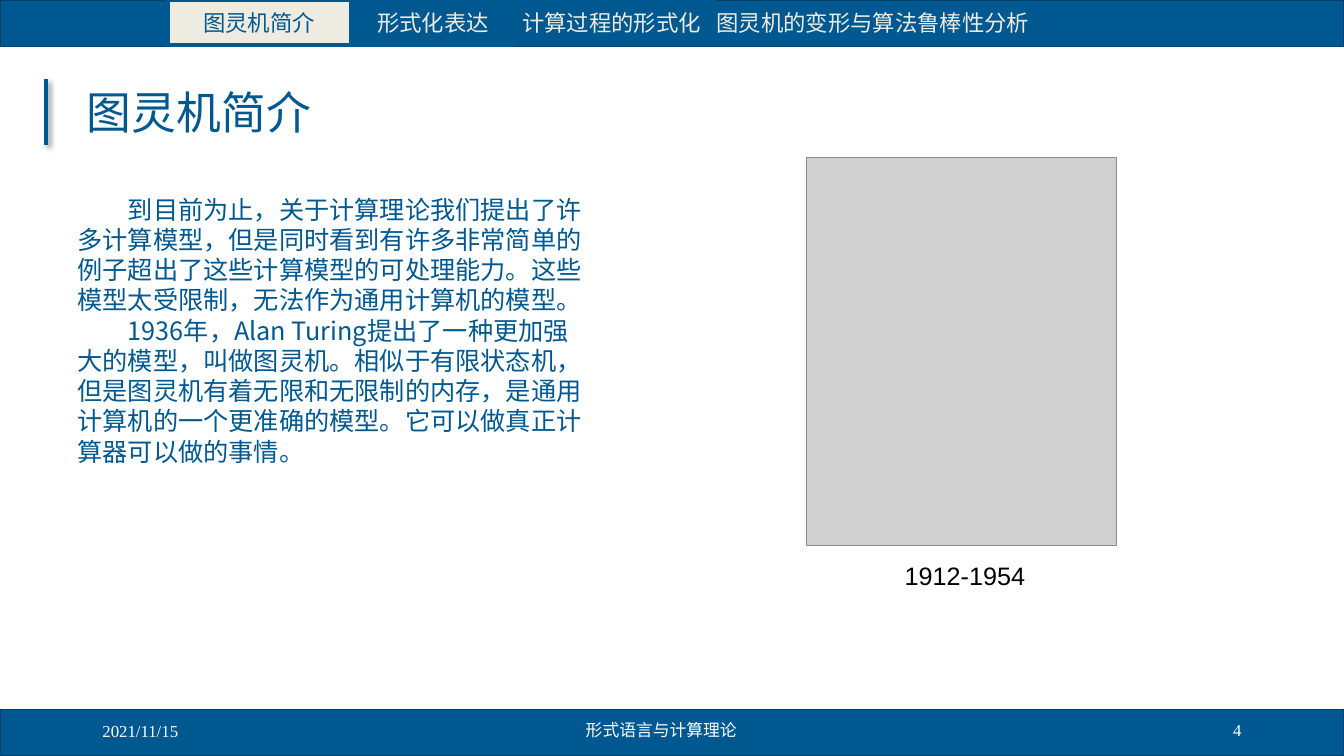
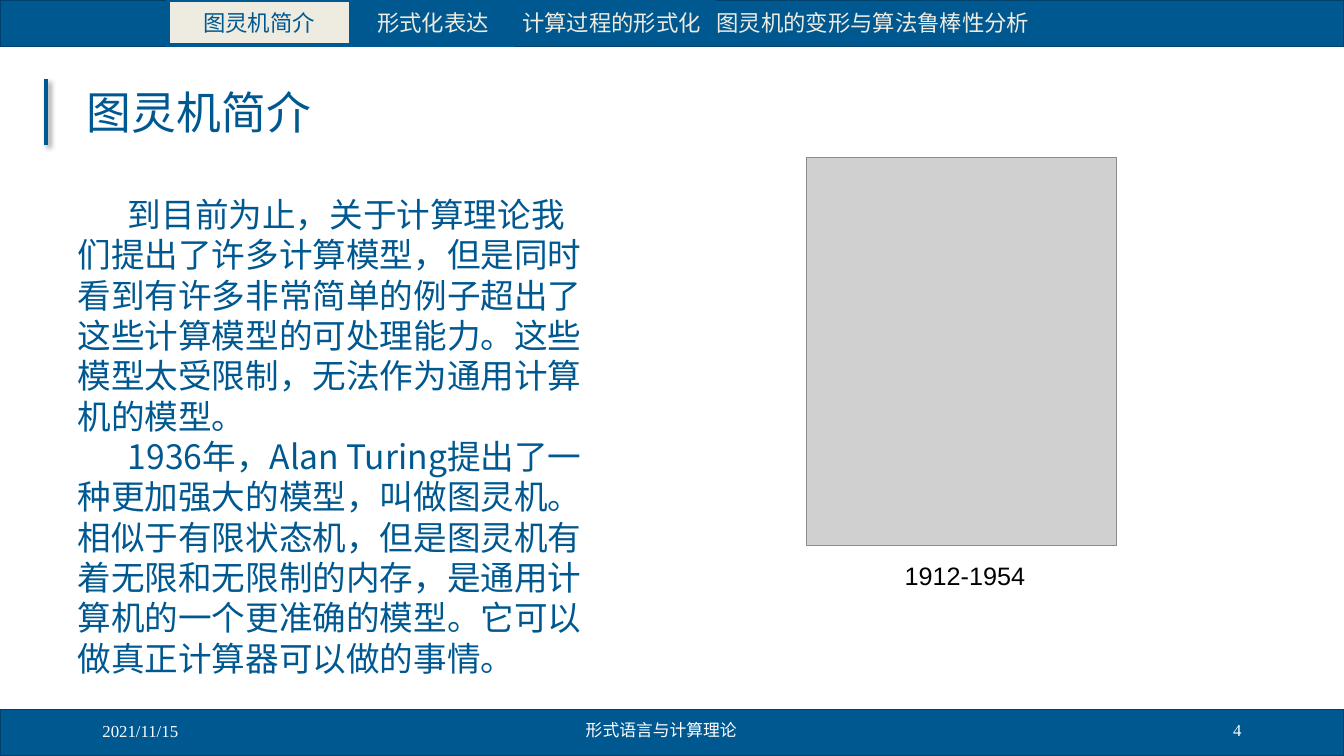
Before and after one commit to duanabao/Automator-and-complexity, a slide deck: slide 4 of 2021年度讲解/1115-turing 1-formalization and thesis/1-图灵机-formalization-朱康希.pptx. Drawn at 1344x756 pixels with LibreOffice and Linux fonts; fonts in the diff are those of the drawing; grey boxes stand for pictures. Boxes give left, top, right and bottom in pixels: in the first picture for what was removed or moved away, otherwise in the second. Text is boxed around its words. In the diff, an @@ line names an element or a change of style, - is before the commit and + after.

```diff
--- a/2021年度讲解/1115-turing 1-formalization and thesis/1-图灵机-formalization-朱康希.pptx
+++ b/2021年度讲解/1115-turing 1-formalization and thesis/1-图灵机-formalization-朱康希.pptx
@@ text "到目前为止，关于计算理论我们提出了许多计算模型，但是同时看到有许多非常简单的例子超出了这些计算模型的可处理能力。这些模型 ..." at <box>77,198,581,674</box>: size 18 to 24 pt @@
```
Also in this commit, not shown: 3 other slides changed, 4 other files.
